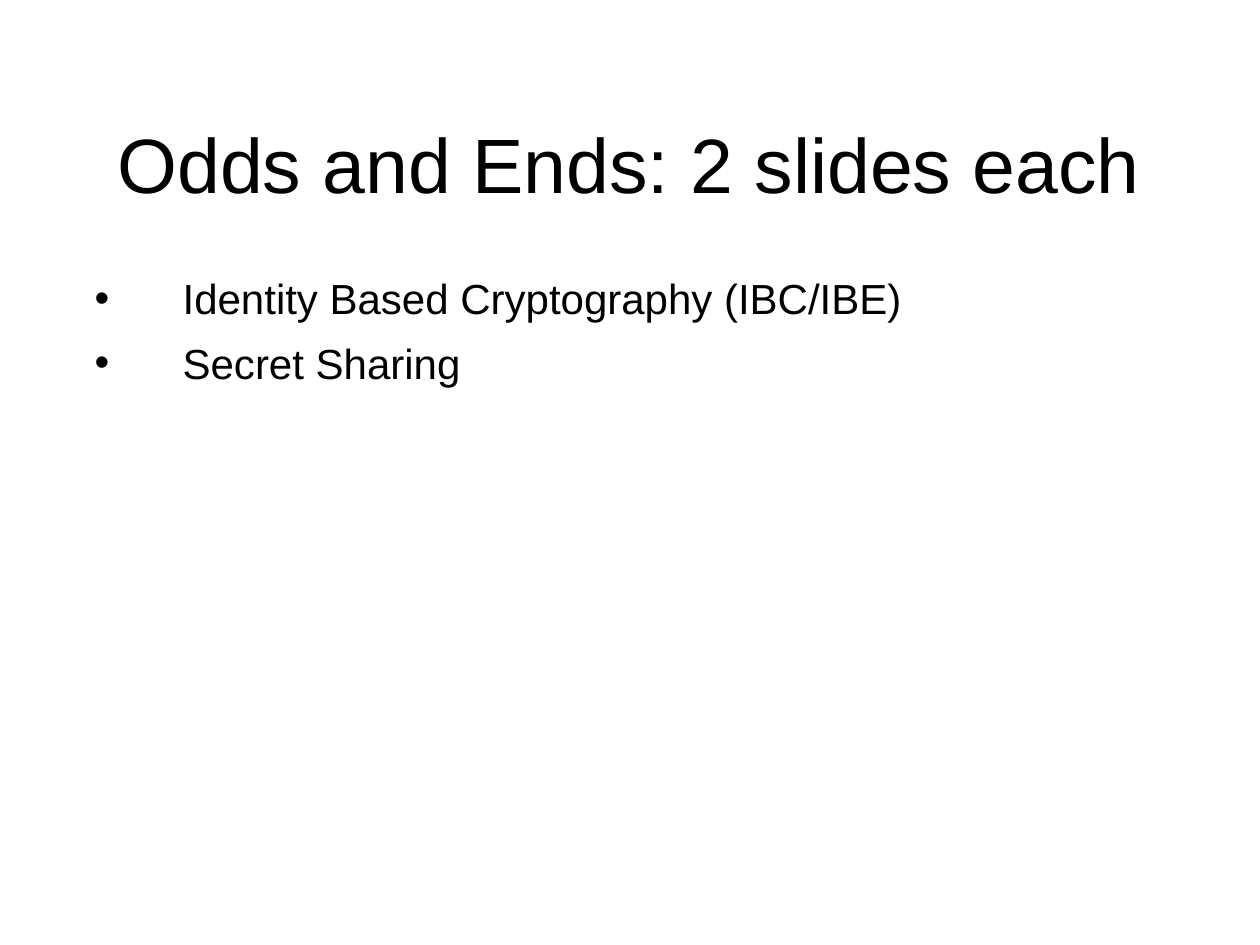
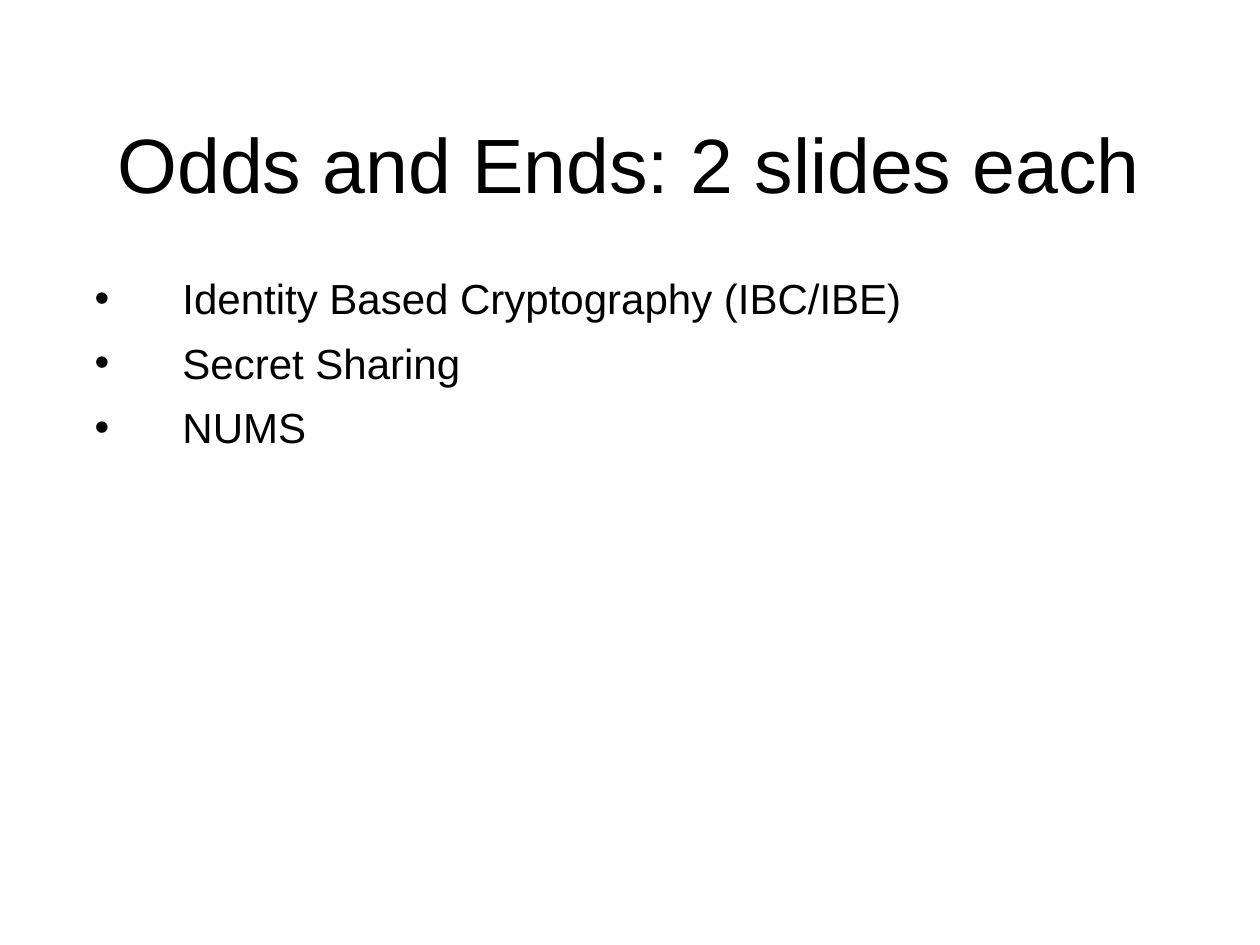
Before and after one commit to sftcd/cs7053, a slide deck: slide 148 of 2016lectures/03-crypto.ppt. Drawn at 1260x945 pixels with LibreOffice and Linux fonts; fonts in the diff are those of the drawing. Boxes give left, top, right and bottom in pixels: in the first picture for what was removed or moved away, otherwise in the second. Text is boxed around its words. In the diff, an @@ line names an element or a change of style, - is before the commit and + after.

Commit message:
added nums

```diff
--- a/2016lectures/03-crypto.ppt
+++ b/2016lectures/03-crypto.ppt
@@ text at <box>182,413,306,444</box>: paragraph added @@
+• NUMS
```
Also in this commit, not shown: 94 other slides changed, 1 slide added, 1 other file.
